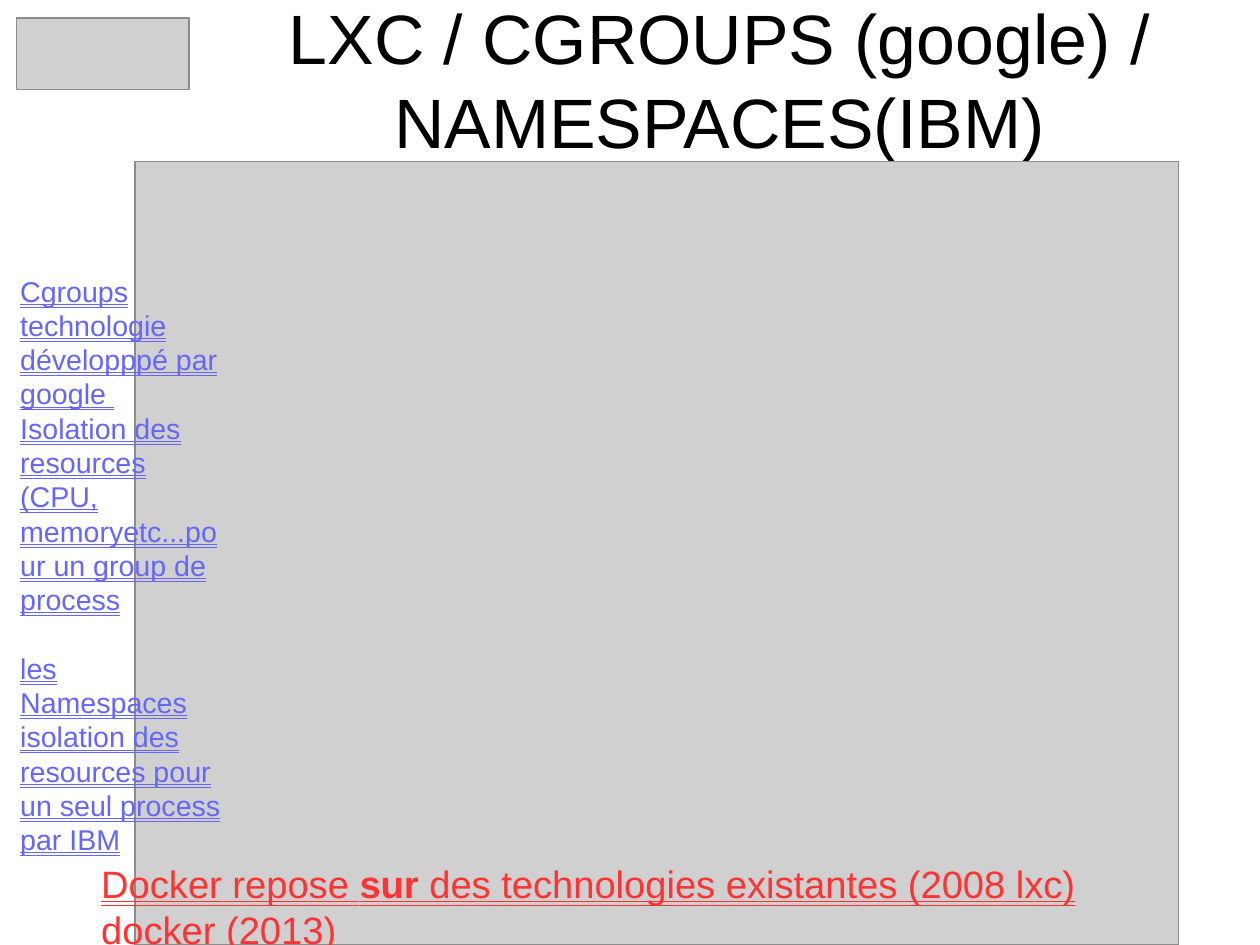
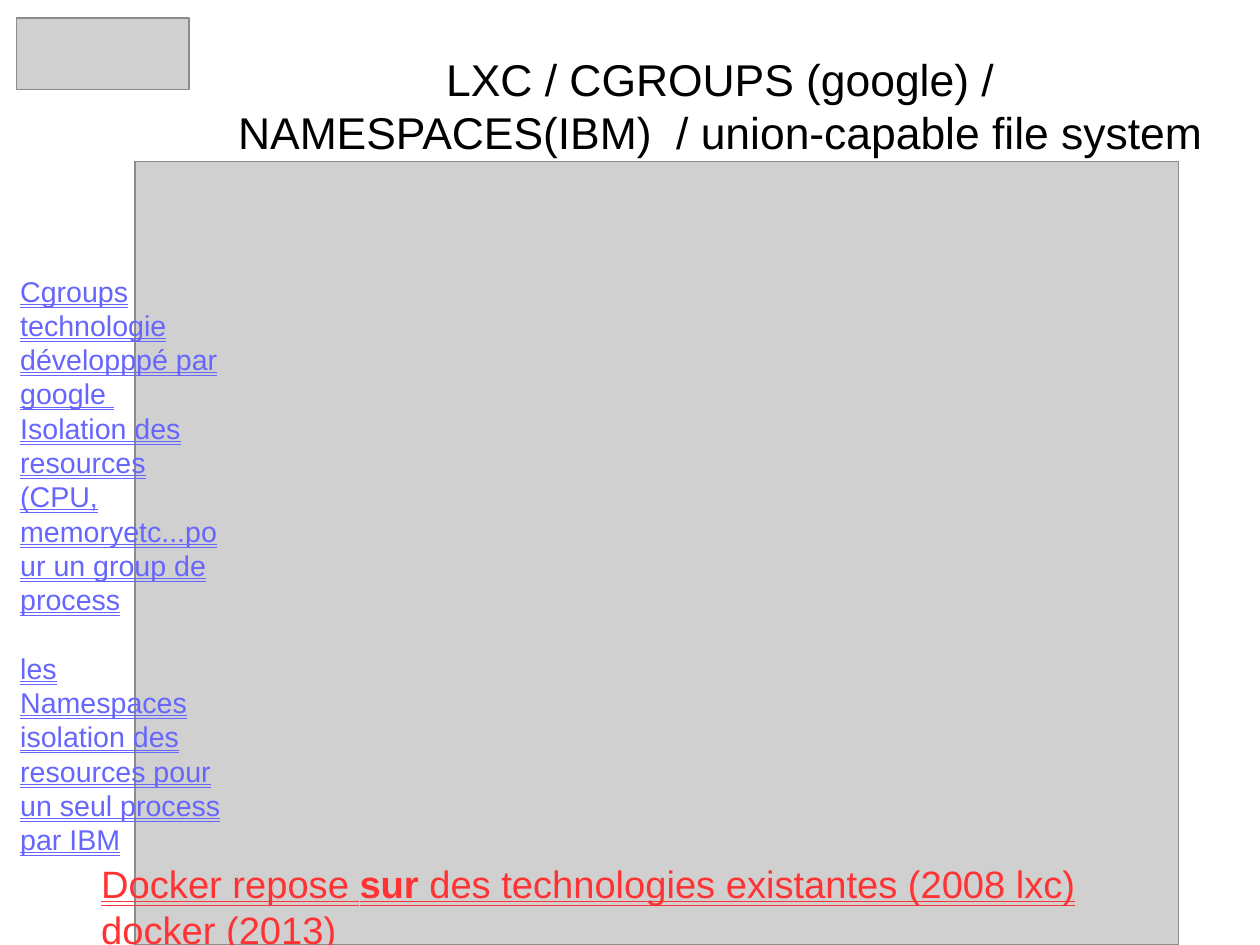
Before and after one commit to heylve/current, a slide deck: slide 3 of Rencontre_devs/docker_dev_conf_20_11_2017.odp. Drawn at 1260x945 pixels with LibreOffice and Linux fonts; fonts in the diff are those of the drawing; grey boxes stand for pictures. Boxes give left, top, right and bottom in pixels: in the first picture for what was removed or moved away, otherwise in the second. Text is boxed around its words. In the diff, an @@ line names an element or a change of style, - is before the commit and + after.

```diff
--- a/Rencontre_devs/docker_dev_conf_20_11_2017.odp
+++ b/Rencontre_devs/docker_dev_conf_20_11_2017.odp
@@ title at <box>238,63,1202,158</box>: text changed; size 44 to 28 pt @@
-LXC / CGROUPS (google) / NAMESPACES(IBM)
+LXC / CGROUPS (google) / NAMESPACES(IBM) / union-capable file system
```
Also in this commit, not shown: 3 other slides changed, 1 slide added.
